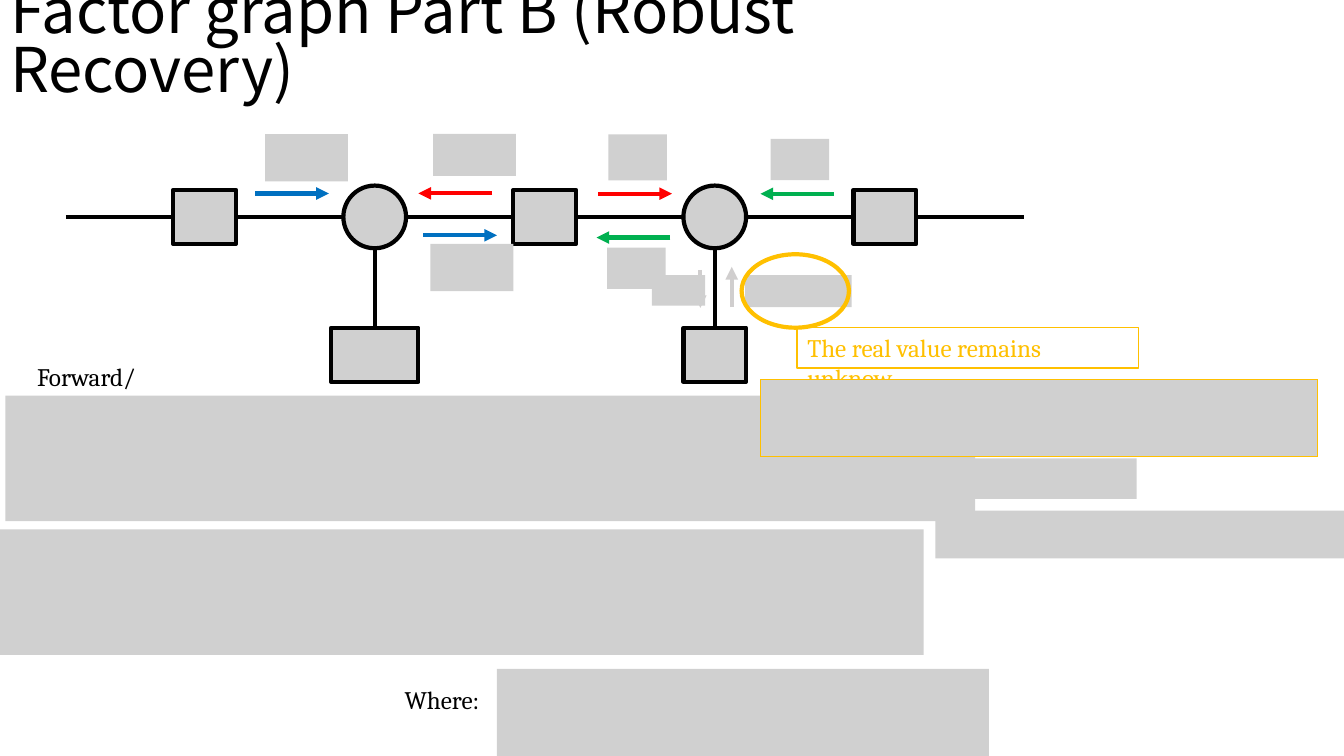
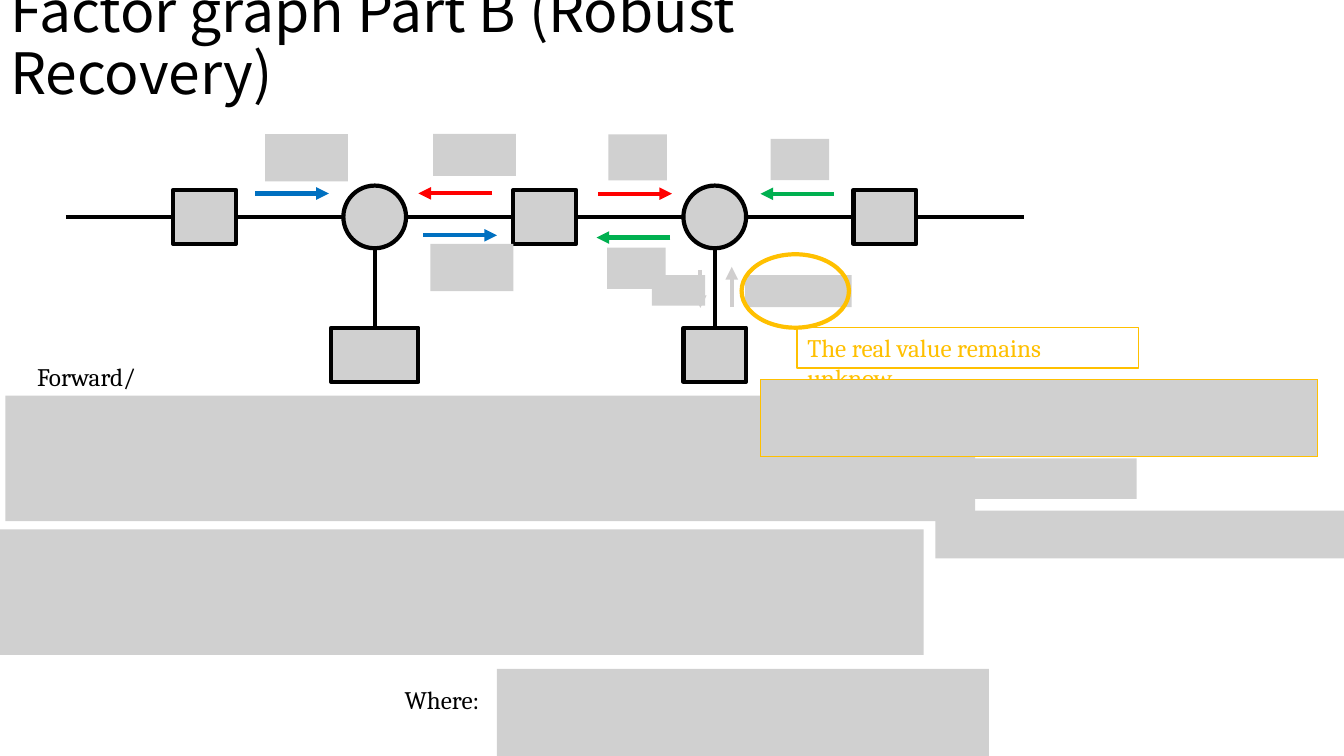
Before and after one commit to Brook1711/RIS-Angular-Domain, a slide deck: slide 19 of doc/RIS-angular-domain组会汇报.pptx. Drawn at 1344x756 pixels with LibreOffice and Linux fonts; fonts in the diff are those of the drawing; grey boxes stand for pictures. Boxes give left, top, right and bottom in pixels: in the first picture for what was removed or moved away, otherwise in the second. Text is boxed around its words. In the diff, an @@ line names an element or a change of style, - is before the commit and + after.

```diff
--- a/doc/RIS-angular-domain组会汇报.pptx
+++ b/doc/RIS-angular-domain组会汇报.pptx
@@ text "Factor graph Part B (Robust ..." at (10, 0, 735, 108): size 44 to 40.7 pt; line spacing 0.8 to 0.9 @@
```
Also in this commit, not shown: 1 slide added, 2 other files.
